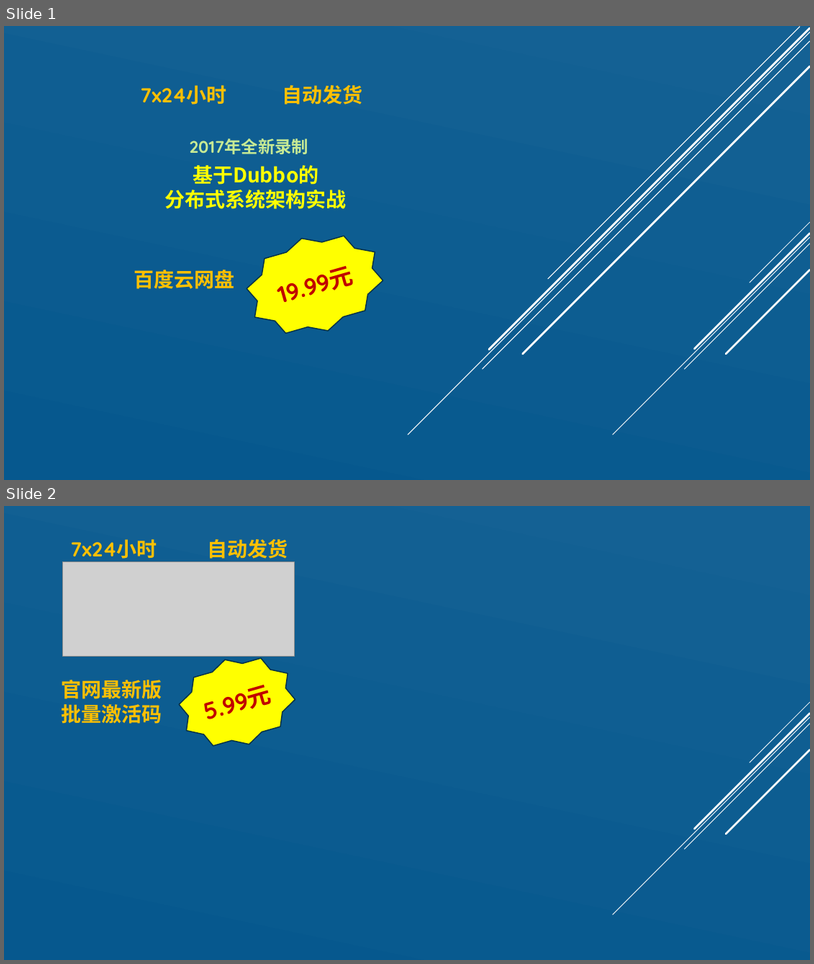
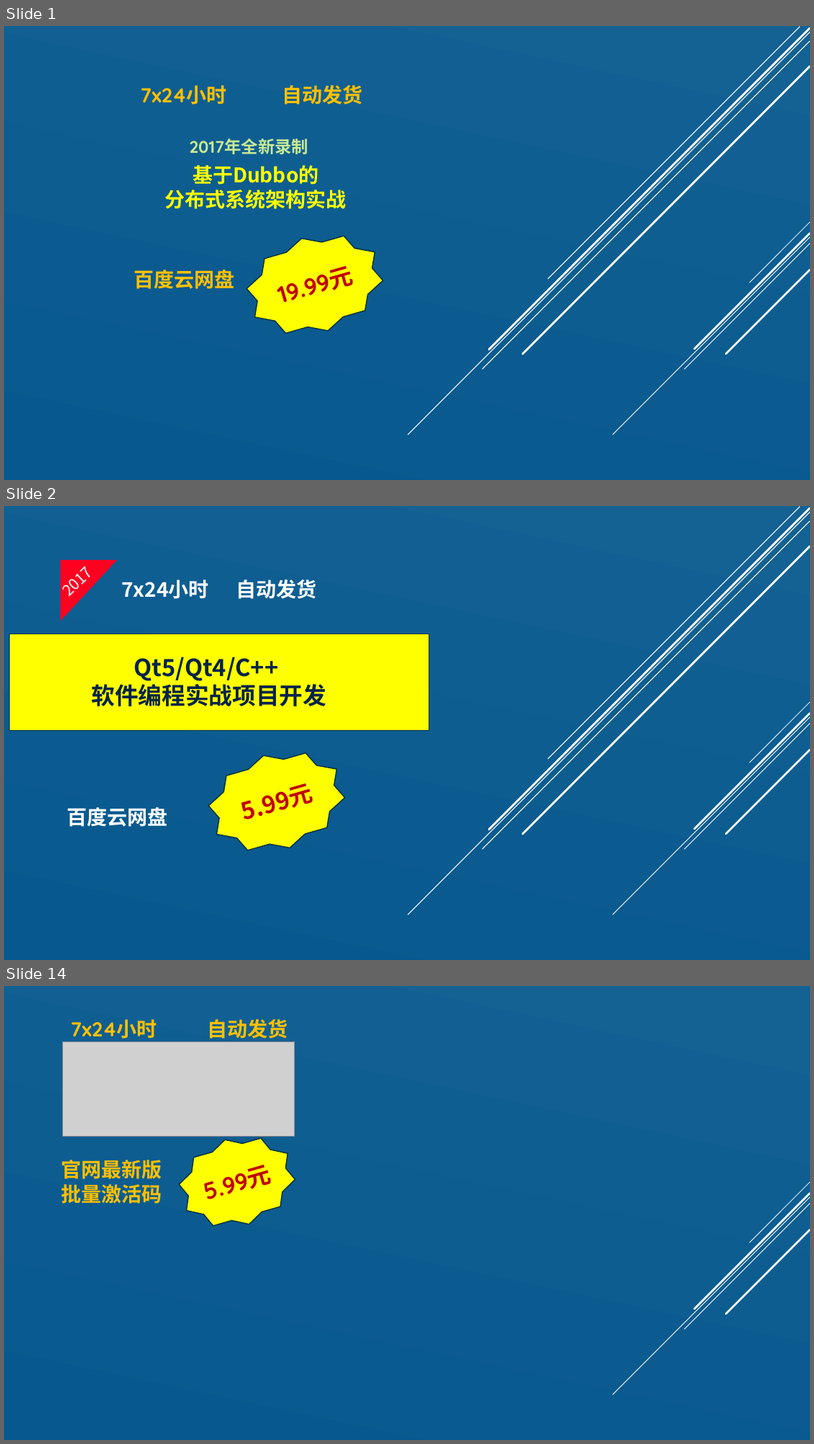
Before and after one commit to zhangpengyf/taobao-shop, a slide deck: 淘宝销售文案.pptx. Shown one above the other, each under a label of ours: slides 1 and 2 before the commit, slides 1, 2 and 14 after it; the slides between them are not shown. The pictures are 814x964 and 814x1444 pixels, drawn with LibreOffice and Linux fonts; fonts in the diff are those of the drawing; grey boxes stand for pictures. Boxes give left, top, right and bottom in pixels: in the first picture for what was removed or moved away, otherwise in the second. Text is boxed around its words. In the diff, an @@ line names an element or a change of style, - is before the commit and + after.

```diff
--- a/淘宝销售文案.pptx
+++ b/淘宝销售文案.pptx
@@ slide 2 added at <box>4,506,810,960</box>, background gradient #146194 to #06588E; not listed: 10 template elements that a slide beside it also shows @@
@@ text added at <box>52,547,113,605</box>, 18 pt, text #FFFFFF @@
+2017
@@ right triangle added at <box>61,560,118,621</box>, fill #FF0021 @@
@@ text added at <box>121,579,317,599</box>, 24 pt, text #FFFFFF, bold @@
+7x24小时 自动发货
@@ rectangle added at <box>10,633,430,731</box>, fill #FFFF00, outline #043148 1.25 pt @@
@@ text added at <box>92,656,327,706</box>, 28 pt, text #042349, bold @@
+Qt5/Qt4/C++
+软件编程实战项目开发
@@ star added at <box>200,737,355,866</box>, fill #FFFF00, outline #043148 1.25 pt, 28 pt, text #C00000, bold @@
+5.99元
@@ text added at <box>67,807,168,826</box>, 24 pt, text #FFFFFF, bold @@
+百度云网盘
@@ what was slide 2 is now slide 14 @@
```
Also in this commit, not shown: 1 slide changed, 14 other slides added.
